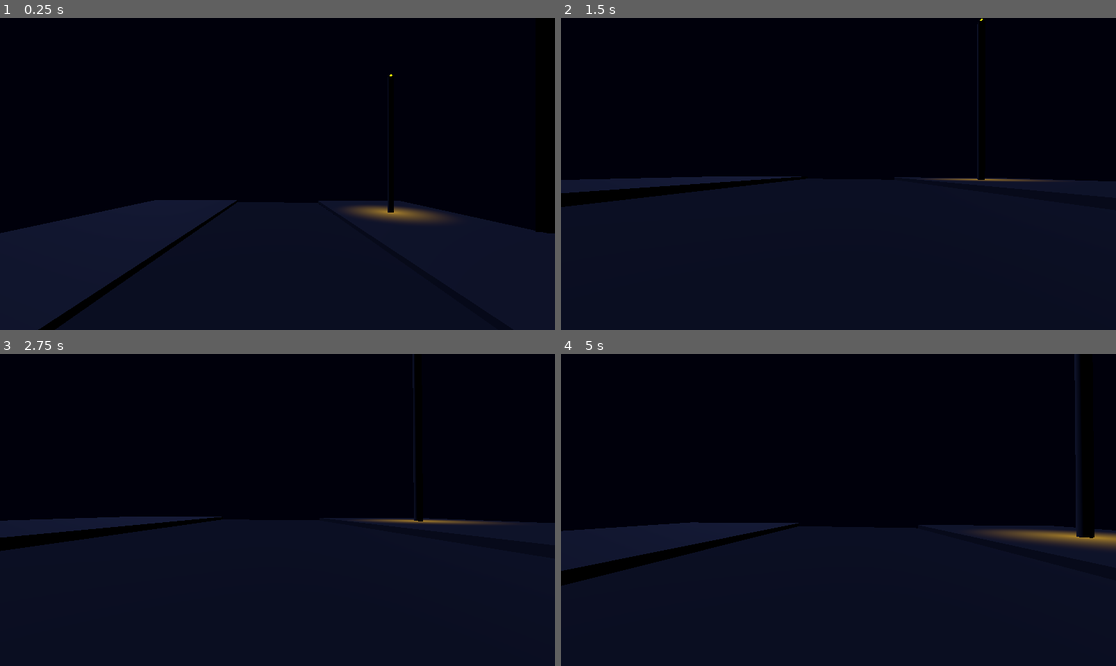
Above: before the commit, frames 1-4 (two rows, left to right).
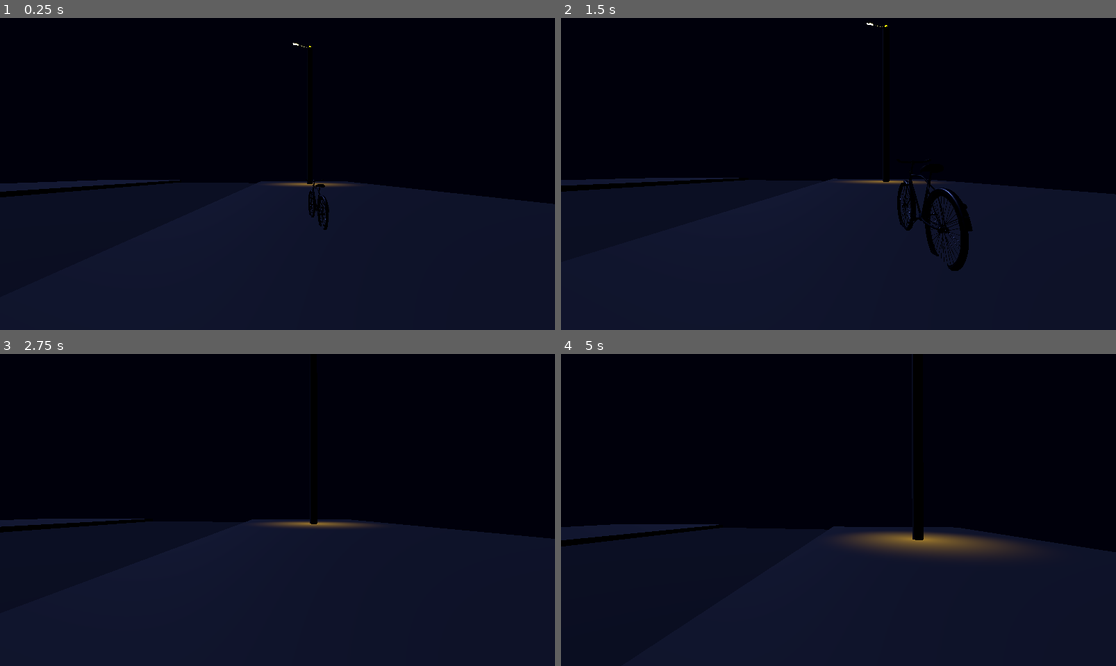
Above: after the commit, the same moments.

Repository: Eliant321/Juego-de-terror-psicologico-ecuatoriano
Game: Godot game, scene res://Sandbox_Mecanicas.tscn
The game is run twice, just before and just after one commit, with the same random seed, the same clock (stepped at 60 frames per second) and the same inputs. Before the commit the project starts from res://Nivel 1.tscn.
Inputs (mouse positions are in pixels of both pictures, inside the frame that each line leads up to):
- Up to frame 1 (0.25 s): no input
- Up to frame 2 (1.5 s): tap Enter (ui_accept) at 0.5, 0.77 s; move the mouse to (866, 174) at 0.52 s; hold W (adelante) from 0.53 s (still down); tap E (interactuar, bound only after the commit) at 0.6 s; move the mouse to (810, 174) at 1.27 s; tap Ctrl (agacharse) at 1.35 s
- Up to frame 3 (2.75 s): keep holding W (adelante); tap Enter (ui_accept) at 1.52 s; tap E (interactuar, bound only after the commit) at 1.55, 2.1 s; move the mouse to (288, 503) at 2.02 s
- Up to frame 4 (5 s): keep holding W (adelante); move the mouse to (832, 516) at 2.77 s; tap E (interactuar, bound only after the commit) at 2.85, 3.8, 4.35 s; tap Enter (ui_accept) at 3.02, 3.77, 4.52 s; move the mouse to (877, 513) at 3.52 s; hold Ctrl (agacharse) 3.53-4.28 s; move the mouse to (794, 506) at 4.27 s

The runs differ from the first frame. In frame 1, 5.8% of the frame differs, in the area x 0-100%, y 7-100%; in frame 2, 4.1%; in frame 3, 3.1%; in frame 4, 5.5%.

Commit message:
Cambios estructurales

Diff:
--- /dev/null
+++ b/Main.tscn
@@ -0,0 +1,3 @@
+[gd_scene format=3 uid="uid://cmyxmqdjcmwb3"]
+
+[node name="Node3D" type="Node3D" unique_id=1697061402]
--- a/Nivel 1.tscn
+++ /dev/null
@@ -1,92 +0,0 @@
-[gd_scene format=3 uid="uid://bghci44fseft8"]
-
-[ext_resource type="Script" uid="uid://b8d31hc0mg2eh" path="res://character_body_3d.gd" id="1_1jhv7"]
-
-[sub_resource type="StandardMaterial3D" id="StandardMaterial3D_1jhv7"]
-albedo_color = Color(0.47553682, 0.47553688, 0.47553682, 1)
-
-[sub_resource type="CapsuleShape3D" id="CapsuleShape3D_q4lj4"]
-
-[sub_resource type="StandardMaterial3D" id="StandardMaterial3D_q4lj4"]
-emission_enabled = true
-emission = Color(0.81581, 0.46481615, 0, 1)
-emission_energy_multiplier = 3.42
-
-[sub_resource type="Environment" id="Environment_1jhv7"]
-background_mode = 1
-background_color = Color(0, 0, 0.043137256, 1)
-ambient_light_source = 2
-ambient_light_color = Color(0.13755062, 0.13755065, 0.13755062, 1)
-ambient_light_energy = 0.05
-
-[node name="Mundo" type="Node3D" unique_id=379853153]
-
-[node name="Calle" type="CSGBox3D" parent="." unique_id=890196919]
-transform = Transform3D(0.9999382, 0.010416735, 0.0038920646, -0.010422601, 0.9999446, 0.0014904048, -0.003876328, -0.0015308657, 0.99999124, 0, 0, 0)
-use_collision = true
-size = Vector3(20, 0.1, 100)
-material = SubResource("StandardMaterial3D_1jhv7")
-
-[node name="CharacterBody3D" type="CharacterBody3D" parent="." unique_id=1154836337]
-transform = Transform3D(1, 0, 0, 0, 1, 0, 0, 0, 1, 0, 6.772105, 0)
-script = ExtResource("1_1jhv7")
-
-[node name="CollisionShape3D" type="CollisionShape3D" parent="CharacterBody3D" unique_id=1371677228]
-shape = SubResource("CapsuleShape3D_q4lj4")
-
-[node name="Camera3D" type="Camera3D" parent="CharacterBody3D" unique_id=1745100798]
-transform = Transform3D(1, 0, 0, 0, 1, 0, 0, 0, 1, 0, 0.78584695, 0)
-
-[node name="Calle2" type="CSGBox3D" parent="." unique_id=1378888258]
-transform = Transform3D(1, 0, 0, 0, 1, 0, 0, 0, 1, 19.985643, 0.10026455, 0)
-use_collision = true
-size = Vector3(20, 0.563, 100)
-
-[node name="Calle4" type="CSGBox3D" parent="." unique_id=1572010091]
-transform = Transform3D(1, 0, 0, 0, 1, 0, 0, 0, 1, 48.73754, 13.081392, 0)
-use_collision = true
-size = Vector3(39.25, -25.712, 45.855)
-
-[node name="Calle3" type="CSGBox3D" parent="." unique_id=601690480]
-transform = Transform3D(1, 0, 0, 0, 1, 0, 0, 0, 1, -19.759056, 0.32634163, 0)
-use_collision = true
-size = Vector3(20, 0.568, 100)
-
-[node name="CSGCylinder3D" type="CSGCylinder3D" parent="." unique_id=1290975259]
-transform = Transform3D(1, 0, 0, 0, 1, 0, 0, 0, 1, 21.311138, 11.1015415, 28.72411)
-height = 21.985258
-
-[node name="SpotLight3D2" type="SpotLight3D" parent="CSGCylinder3D" unique_id=919530903]
-transform = Transform3D(1, 0, 0, 0, -4.371139e-08, 1, 0, -1, -4.371139e-08, 0.26034927, 11.851725, 0.35107422)
-light_color = Color(0.9583774, 0.7343467, 7.70092e-07, 1)
-light_size = 0.158
-spot_range = 25.997
-spot_attenuation = -1.16
-spot_angle = 24.73
-spot_angle_attenuation = 12.55334
-
-[node name="CSGCylinder3D2" type="CSGCylinder3D" parent="." unique_id=1982631300]
-transform = Transform3D(1, 0, 0, 0, 1, 0, 0, 0, 1, 19.472027, 11.907767, -34.902836)
-height = 23.329891
-
-[node name="SpotLight3D" type="SpotLight3D" parent="CSGCylinder3D2" unique_id=536020379]
-transform = Transform3D(1, 0, 0, 0, -4.371139e-08, 1, 0, -1, -4.371139e-08, 0, 12.222081, 0)
-light_color = Color(0.9583774, 0.7343467, 7.70092e-07, 1)
-light_size = 0.158
-spot_range = 25.997
-spot_attenuation = -1.16
-spot_angle = 24.73
-spot_angle_attenuation = 12.55334
-
-[node name="CSGSphere3D" type="CSGSphere3D" parent="CSGCylinder3D2" unique_id=2053144278]
-transform = Transform3D(1, 0, 0, 0, 1, 0, 0, 0, 1, 0, 11.970834, 0)
-radius = 0.2
-material = SubResource("StandardMaterial3D_q4lj4")
-
-[node name="DirectionalLight3D" type="DirectionalLight3D" parent="." unique_id=513258662]
-transform = Transform3D(0.877983, -0.34723082, -0.32950968, 0, -0.6883545, 0.7253744, -0.47869185, -0.6368664, -0.6043635, -24.530493, 44.96304, 14.427433)
-light_color = Color(0.4753911, 0.5599653, 0.9876289, 1)
-light_energy = 0.1
-
-[node name="WorldEnvironment" type="WorldEnvironment" parent="." unique_id=108633327]
-environment = SubResource("Environment_1jhv7")
--- /dev/null
+++ b/Objetos/bicicleta.gd
@@ -0,0 +1,75 @@
+extends CharacterBody3D
+
+@export var velocidad_pedaleo = 10.0
+@export var velocidad_giro = 2.0
+
+# Variables para saber si estamos subidos en la bici
+var esta_activa = false
+var jugador_referencia = null # Aquí guardaremos al jugador cuando se suba
+var gravity = ProjectSettings.get_setting("physics/3d/default_gravity")
+var puede_desmontar = false
+
+@onready var camara_bici = $Camera3D
+
+func _physics_process(delta):
+	# Gravedad
+	if not is_on_floor():
+		velocity.y -= gravity * delta
+
+	# Si la bici no está activa, solo aplicamos gravedad y detenemos el código aquí
+	if not esta_activa:
+		move_and_slide()
+		return
+
+	# --- LÓGICA DE MOVIMIENTO DE LA BICI ---
+	var input_dir = Input.get_vector("izquierda", "derecha", "adelante", "atras")
+
+	# Girar la bicicleta (Rotación en el eje Y)
+	if input_dir.x != 0:
+		rotate_y(-input_dir.x * velocidad_giro * delta)
+
+	# Avanzar o retroceder (Aceleración en el eje Z local)
+	# Usamos transform.basis.z para obtener el vector hacia donde mira la bici
+	var direccion = (transform.basis * Vector3(0, 0, input_dir.y)).normalized()
+
+	if direccion:
+		velocity.x = direccion.x * velocidad_pedaleo
+		velocity.z = direccion.z * velocidad_pedaleo
+	else:
+		# Fricción para frenar poco a poco
+		velocity.x = move_toward(velocity.x, 0, velocidad_pedaleo * delta)
+		velocity.z = move_toward(velocity.z, 0, velocidad_pedaleo * delta)
+
+	move_and_slide()
+
+	# --- LÓGICA PARA BAJARSE DE LA BICI ---
+	if Input.is_action_just_pressed("interactuar") and puede_desmontar:
+		desmontar()
+
+# Función que llama el jugador cuando presiona 'E' mirando la bici
+func montar(jugador):
+	esta_activa = true
+	puede_desmontar = false # Evita que te bajes enseguida
+	jugador_referencia = jugador
+
+	jugador.set_physics_process(false)
+	jugador.hide()
+	camara_bici.make_current()
+
+	# Truco de Godot: Espera 0.5 segundos antes de permitir bajarte
+	await get_tree().create_timer(0.5).timeout
+	puede_desmontar = true
+
+func desmontar():
+	esta_activa = false
+
+	# Movemos al jugador al lado de la bici para que no aparezca atascado dentro de ella
+	# Le sumamos 1 metro en el eje Y para que caiga suavemente al suelo
+	jugador_referencia.global_position = global_position + (transform.basis.x * 1.5) + Vector3(0, 1.0, 0)
+
+	# Reactivamos al jugador
+	jugador_referencia.set_physics_process(true)
+	jugador_referencia.show()
+
+	# Devolvemos la cámara al jugador
+	jugador_referencia.get_node("Camera3D").make_current()
--- /dev/null
+++ b/Objetos/bicicleta.tscn
@@ -0,0 +1,20 @@
+[gd_scene format=3 uid="uid://dn6gxbigyie7t"]
+
+[ext_resource type="Script" uid="uid://dk6bbmkh16lm5" path="res://Objetos/bicicleta.gd" id="1_ja6pl"]
+[ext_resource type="PackedScene" uid="uid://nfn6lyddwtj" path="res://Assets_3D/bycicle_ussr.glb" id="2_dj0o5"]
+
+[sub_resource type="BoxShape3D" id="BoxShape3D_dj0o5"]
+size = Vector3(2.984375, 1.6018372, 1)
+
+[node name="Bicicleta" type="CharacterBody3D" unique_id=354868661]
+script = ExtResource("1_ja6pl")
+
+[node name="CollisionShape3D" type="CollisionShape3D" parent="." unique_id=442648386]
+transform = Transform3D(-0.020657111, 0, 0.5996443, 0, 0.59999985, 0, -0.5996443, 0, -0.020657111, 0.052026004, 0.18055117, -0.09365721)
+shape = SubResource("BoxShape3D_dj0o5")
+
+[node name="Camera3D" type="Camera3D" parent="." unique_id=2098410414]
+transform = Transform3D(0.99856573, 0, 0.0535385, 0, 1, 0, -0.0535385, 0, 0.99856573, 0.024255427, 1.4210422, 0.02807273)
+
+[node name="Sketchfab_Scene" parent="." unique_id=871787162 instance=ExtResource("2_dj0o5")]
+transform = Transform3D(-0.004992135, 0, 0.14491405, 0, 0.14500001, 0, -0.14491405, 0, -0.004992135, 0.056411207, 0.45318723, 0.033639196)
--- a/character_body_3d.gd
+++ b/Personajes/character_body_3d.gd
@@ -12,6 +12,8 @@
 # Referencias a nuestros nodos
 @onready var camera = $Camera3D
 @onready var colision = $CollisionShape3D
+@onready var raycast = $Camera3D/RayCast3D
+@onready var texto_bici = $CanvasLayer/Label # Asegúrate de que el nombre coincida
 
 # Variables para controlar el estado de agacharse
 var esta_agachado = false
@@ -33,6 +35,22 @@
 		camera.rotation.x = clamp(camera.rotation.x, deg_to_rad(-80), deg_to_rad(80))
 
 func _physics_process(delta):
+	# 1. Por defecto, el texto siempre está apagado cada frame
+	texto_bici.visible = false
+
+	# 2. Revisamos TODO EL TIEMPO qué está mirando el láser (Fuera del botón)
+	if raycast.is_colliding():
+		var objeto_mirado = raycast.get_collider()
+
+		# 3. Si lo que miramos es la bici...
+		if objeto_mirado.has_method("montar"):
+			# ... encendemos el texto mágico (porque la estamos mirando)
+			texto_bici.visible = true
+
+			# 4. Y SOLO si la estamos mirándola Y apretamos la 'E' a la vez...
+			if Input.is_action_just_pressed("interactuar"):
+				texto_bici.visible = false # Apagamos el texto
+				objeto_mirado.montar(self) # Nos subimos
 	# Gravedad
 	if not is_on_floor():
 		velocity.y -= gravity * delta
--- /dev/null
+++ b/Sandbox_Mecanicas.tscn
@@ -0,0 +1,121 @@
+[gd_scene format=3 uid="uid://bghci44fseft8"]
+
+[ext_resource type="Script" uid="uid://b8d31hc0mg2eh" path="res://Personajes/character_body_3d.gd" id="1_gq1nh"]
+[ext_resource type="PackedScene" uid="uid://c1sf0il1etyxk" path="res://Assets_3D/street_light.glb" id="2_t43i8"]
+[ext_resource type="PackedScene" uid="uid://dn6gxbigyie7t" path="res://Objetos/bicicleta.tscn" id="3_hkrh4"]
+
+[sub_resource type="CapsuleShape3D" id="CapsuleShape3D_q4lj4"]
+
+[sub_resource type="Environment" id="Environment_1jhv7"]
+background_mode = 1
+background_color = Color(0, 0, 0.043137256, 1)
+ambient_light_source = 2
+ambient_light_color = Color(0.13755062, 0.13755065, 0.13755062, 1)
+ambient_light_energy = 0.05
+
+[sub_resource type="StandardMaterial3D" id="StandardMaterial3D_1jhv7"]
+albedo_color = Color(0.47553682, 0.47553688, 0.47553682, 1)
+
+[sub_resource type="StandardMaterial3D" id="StandardMaterial3D_q4lj4"]
+emission_enabled = true
+emission = Color(0.81581, 0.46481615, 0, 1)
+emission_energy_multiplier = 3.42
+
+[node name="Mundo" type="Node3D" unique_id=379853153]
+
+[node name="CharacterBody3D" type="CharacterBody3D" parent="." unique_id=1154836337]
+transform = Transform3D(1, 0, 0, 0, 1, 0, 0, 0, 1, 13.913269, 1.9334149, 0)
+script = ExtResource("1_gq1nh")
+
+[node name="CollisionShape3D" type="CollisionShape3D" parent="CharacterBody3D" unique_id=1371677228]
+shape = SubResource("CapsuleShape3D_q4lj4")
+
+[node name="Camera3D" type="Camera3D" parent="CharacterBody3D" unique_id=1745100798]
+transform = Transform3D(1, 0, 0, 0, 1, 0, 0, 0, 1, 0, 0.78584695, 0)
+
+[node name="RayCast3D" type="RayCast3D" parent="CharacterBody3D/Camera3D" unique_id=152270440]
+transform = Transform3D(1, 0, 0, 0, 1, 0, 0, 0, 1, 0, -0.7858467, 0)
+target_position = Vector3(0, 0, -4)
+
+[node name="CanvasLayer" type="CanvasLayer" parent="CharacterBody3D" unique_id=170548206]
+
+[node name="Label" type="Label" parent="CharacterBody3D/CanvasLayer" unique_id=180991024]
+visible = false
+anchors_preset = 7
+anchor_left = 0.5
+anchor_top = 1.0
+anchor_right = 0.5
+anchor_bottom = 1.0
+offset_left = -95.0
+offset_top = -34.0
+offset_right = 95.0
+offset_bottom = -11.0
+grow_horizontal = 2
+grow_vertical = 0
+size_flags_vertical = 8
+text = "Presiona [E] para subirte"
+
+[node name="DirectionalLight3D" type="DirectionalLight3D" parent="." unique_id=513258662]
+transform = Transform3D(0.877983, -0.34723082, -0.32950968, 0, -0.6883545, 0.7253744, -0.47869185, -0.6368664, -0.6043635, -24.530493, 44.96304, 14.427433)
+light_color = Color(0.4753911, 0.5599653, 0.9876289, 1)
+light_energy = 0.1
+
+[node name="WorldEnvironment" type="WorldEnvironment" parent="." unique_id=108633327]
+environment = SubResource("Environment_1jhv7")
+
+[node name="Entorno" type="Node3D" parent="." unique_id=1945015824]
+
+[node name="Calle" type="CSGBox3D" parent="Entorno" unique_id=890196919]
+transform = Transform3D(0.9999382, 0.010416735, 0.0038920646, -0.010422601, 0.9999446, 0.0014904048, -0.003876328, -0.0015308657, 0.99999124, 0, 0, 0)
+use_collision = true
+size = Vector3(20, 0.1, 100)
+material = SubResource("StandardMaterial3D_1jhv7")
+
+[node name="Calle2" type="CSGBox3D" parent="Entorno" unique_id=1378888258]
+transform = Transform3D(1, 0, 0, 0, 1, 0, 0, 0, 1, 19.985643, 0.10026455, 0)
+use_collision = true
+size = Vector3(20, 0.563, 100)
+
+[node name="Calle3" type="CSGBox3D" parent="Entorno" unique_id=601690480]
+transform = Transform3D(1, 0, 0, 0, 1, 0, 0, 0, 1, -19.759056, 0.32634163, 0)
+use_collision = true
+size = Vector3(20, 0.568, 100)
+
+[node name="poste2" type="CSGCylinder3D" parent="Entorno" unique_id=1290975259]
+transform = Transform3D(1, 0, 0, 0, 1, 0, 0, 0, 1, 21.311138, 11.1015415, 28.72411)
+height = 21.985258
+
+[node name="SpotLight3D2" type="SpotLight3D" parent="Entorno/poste2" unique_id=919530903]
+transform = Transform3D(1, 0, 0, 0, -4.371139e-08, 1, 0, -1, -4.371139e-08, 0.26034927, 11.851725, 0.35107422)
+light_color = Color(0.9583774, 0.7343467, 7.70092e-07, 1)
+light_size = 0.158
+spot_range = 25.997
+spot_attenuation = -1.16
+spot_angle = 24.73
+spot_angle_attenuation = 12.55334
+
+[node name="poste1" type="CSGCylinder3D" parent="Entorno" unique_id=1982631300]
+transform = Transform3D(1, 0, 0, 0, 1, 0, 0, 0, 1, 19.472027, 11.907767, -34.902836)
+height = 23.329891
+
+[node name="SpotLight3D" type="SpotLight3D" parent="Entorno/poste1" unique_id=536020379]
+transform = Transform3D(1, 0, 0, 0, -4.371139e-08, 1, 0, -1, -4.371139e-08, 0, 12.452785, 0)
+light_color = Color(0.9583774, 0.7343467, 7.70092e-07, 1)
+light_size = 0.158
+spot_range = 25.997
+spot_attenuation = -1.16
+spot_angle = 24.73
+spot_angle_attenuation = 12.55334
+
+[node name="CSGSphere3D" type="CSGSphere3D" parent="Entorno/poste1" unique_id=2053144278]
+transform = Transform3D(1, 0, 0, 0, 1, 0, 0, 0, 1, 0, 11.9978, 0)
+radius = 0.2
+material = SubResource("StandardMaterial3D_q4lj4")
+
+[node name="Sketchfab_Scene" parent="Entorno/poste1/CSGSphere3D" unique_id=1072429166 instance=ExtResource("2_t43i8")]
+transform = Transform3D(0.00053678645, 0, -0.0049711023, 0, 0.005, 0, 0.0049711023, 0, 0.00053678645, -1.3964081, 0.091674805, -0.005996704)
+
+[node name="Objetos interactivos" type="Node3D" parent="." unique_id=2006430457]
+
+[node name="Bicicleta" parent="Objetos interactivos" unique_id=354868661 instance=ExtResource("3_hkrh4")]
+transform = Transform3D(1, 0, 0, 0, 1, 0, 0, 0, 1, 15.295816, 0.8003752, -7.5126514)
--- /dev/null
+++ b/Scripts/game_manager.gd
@@ -0,0 +1,68 @@
+extends Node
+
+# ==========================================
+# SEÑALES (Eventos Globales)
+# ==========================================
+# Las señales son útiles para que la interfaz (UI) o el mapa se enteren
+# de que algo cambió sin tener que preguntar todo el tiempo.
+signal tutorial_completado
+signal estado_historia_cambiado(nuevo_estado)
+
+# ==========================================
+# ESTADOS DE LA HISTORIA
+# ==========================================
+# Usamos un Enum para saber exactamente en qué parte del Capítulo 1 estamos.
+enum EstadoJuego {
+	TUTORIAL,       # En el cuarto de María
+	CASA_MAMA,      # Bajando a comer y recibiendo el encargo
+	CALLE_MERCADO,  # Camino al mercado / Encuentro con amigas
+	CEMENTERIO,     # Robando los objetos
+	CASA_NOCHE,     # Las 3:00 AM / Persecución
+	FIN_CAPITULO
+}
+
+var estado_actual: EstadoJuego = EstadoJuego.TUTORIAL
+
+# ==========================================
+# VARIABLES DEL TUTORIAL
+# ==========================================
+var se_levanto: bool = false # Para el inicio [cite: 7]
+var cama_tendida: bool = false # [cite: 8]
+var cara_lavada: bool = false # [cite: 10]
+
+# ==========================================
+# INVENTARIO Y DINERO
+# ==========================================
+var tiene_dinero: bool = false
+var tiene_tripa_mishqui: bool = false
+
+# Diccionario para los objetos clave del cementerio [cite: 88]
+var inventario_cementerio = {
+	"pala": false,     # [cite: 89]
+	"linterna": false, # [cite: 91]
+	"sierra": false    # [cite: 92]
+}
+
+# ==========================================
+# VARIABLES DE DECISIONES (RAMIFICACIONES)
+# ==========================================
+# Estas variables recordarán lo que hizo el jugador para cambiar el futuro
+var jugo_con_amigas: bool = false # Si eligió jugar [cite: 39]
+var fue_robada: bool = false      # Si eligió ir al mercado y le robaron [cite: 40, 67]
+
+# ==========================================
+# FUNCIONES DE LÓGICA GLOBAL
+# ==========================================
+
+# Esta función la llamaremos desde la cama o el lavabo cuando interactuemos
+func comprobar_tutorial():
+	if se_levanto and cama_tendida and cara_lavada:
+		avanzar_historia(EstadoJuego.CASA_MAMA)
+		tutorial_completado.emit()
+		print("Tutorial completado. ¡Se escucha el grito de la mamá!") # [cite: 12, 13]
+
+# Función para cambiar de fase y avisarle al resto del juego
+func avanzar_historia(nuevo_estado: EstadoJuego):
+	estado_actual = nuevo_estado
+	estado_historia_cambiado.emit(estado_actual)
+	print("El estado de la historia cambió a: ", estado_actual)
--- a/project.godot
+++ b/project.godot
@@ -14,6 +14,10 @@
 run/main_scene="uid://bghci44fseft8"
 config/features=PackedStringArray("4.6", "Forward Plus")
 config/icon="res://icon.svg"
+
+[autoload]
+
+GameManager="*uid://clnqpospbaey3"
 
 [input]
 
@@ -42,6 +46,11 @@
 "events": [Object(InputEventKey,"resource_local_to_scene":false,"resource_name":"","device":-1,"window_id":0,"alt_press …(195 unchanged characters)…
 ]
 }
+interactuar={
+"deadzone": 0.2,
+"events": [Object(InputEventKey,"resource_local_to_scene":false,"resource_name":"","device":-1,"window_id":0,"alt_pressed":false,"shift_pressed":false,"ctrl_pressed":false,"meta_pressed":false,"pressed":false,"keycode":0,"physical_keycode":69,"key_label":0,"unicode":101,"location":0,"echo":false,"script":null)
+]
+}
 
 [physics]
 
Binary file added: Assets_3D/bycicle_ussr.glb
Not shown, added: Assets_3D/bycicle_ussr.glb.import
Binary file added: Assets_3D/bycicle_ussr_0.png
Not shown, added: Assets_3D/bycicle_ussr_0.png.import
Binary file added: Assets_3D/bycicle_ussr_1.png
Not shown, added: Assets_3D/bycicle_ussr_1.png.import
Binary file added: Assets_3D/bycicle_ussr_2.png
Not shown, added: Assets_3D/bycicle_ussr_2.png.import
Binary file added: Assets_3D/bycicle_ussr_3.png
Not shown, added: Assets_3D/bycicle_ussr_3.png.import
Binary file added: Assets_3D/street_light.glb
Not shown, added: Assets_3D/street_light.glb.import
(and 11 more such lines)
